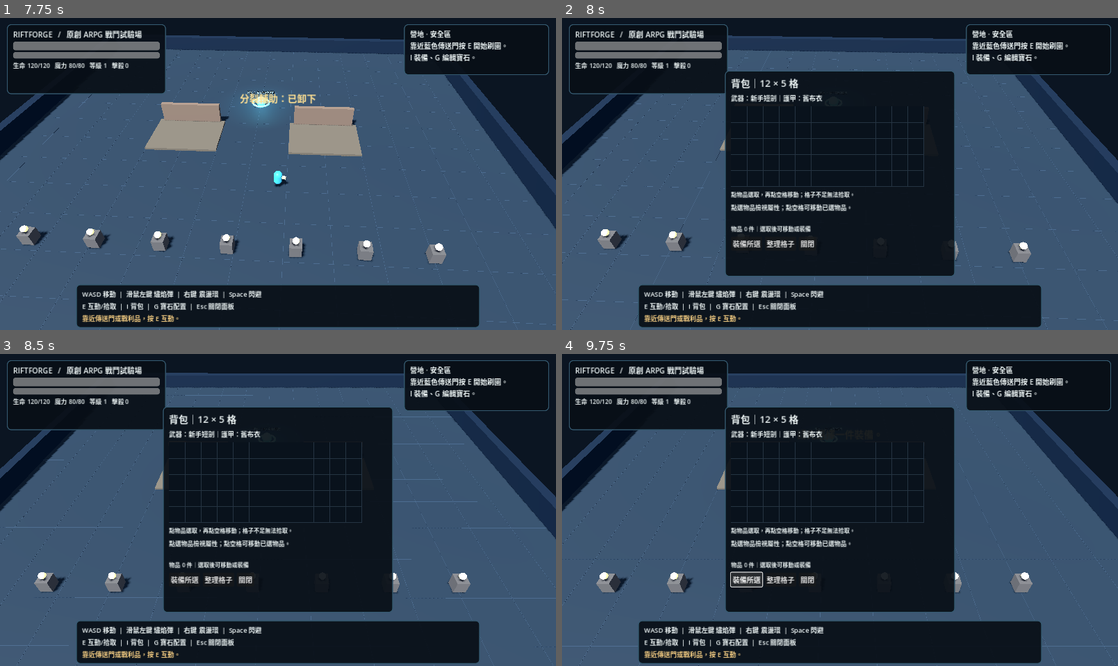
Above: before the commit, frames 1-4 (two rows, left to right).
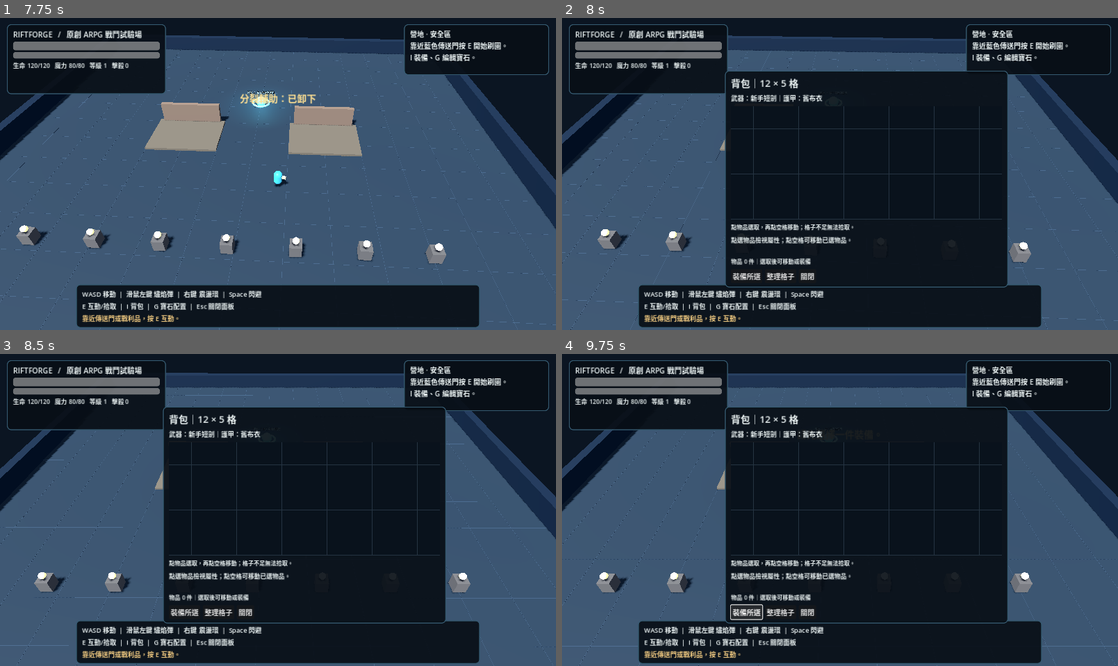
Above: after the commit, the same moments.

Repository: Lucypigr/Riftforge-Godot
Game: Godot game, scene res://scenes/main.tscn
The game is run twice, just before and just after one commit, with the same random seed, the same clock (stepped at 60 frames per second) and the same inputs.
Inputs (mouse positions are in pixels of both pictures, inside the frame that each line leads up to):
- Up to frame 1 (7.75 s): tap Enter at 0.5 s; move the mouse to (400, 158) at 0.52 s; press the mouse at (400, 158) at 0.53 s; hold D (move_right) 0.53-1.25 s; release the mouse at (400, 158) at 1.25 s; drag from (166, 189) to (250, 236) at 1.27 s; move the mouse to (333, 105) at 2.02 s; hold D (move_right) 2.03-2.75 s; tap G (gems) at 2.1 s; click "藍孔：穿透輔助 — 可再命中 1 隻敵人" at 2.75 s; click "藍孔：穿透輔助 — 可再命中 1 隻敵人" at 3.5 s; click "藍孔：穿透輔助 — 可再命中 1 隻敵人" at 4.25 s; click "綠孔：分裂輔助 — 3 顆投射物，每顆傷害 ×0.78" at 5 s; click "完成 [G]" at 5.75 s; tap Space (dash) at 6.5 s; drag from (250, 236) to (111, 127) at 6.52 s; move the mouse to (444, 220) at 7.27 s; hold A (move_left) from 7.28 s (still down); right-click (444, 220) at 7.35 s
- Up to frame 2 (8 s): keep holding A (move_left); tap I (inventory) at 7.9 s
- Up to frame 3 (8.5 s): release A (move_left) at 8 s; drag from (278, 481) to (194, 432) at 8.02 s
- Up to frame 4 (9.75 s): move the mouse to (867, 510) at 8.77 s; hold S (move_backward) 8.78-9.5 s; tap Space (dash) at 8.85 s; click (867, 510) at 8.92 s; click "裝備所選" at 9.5 s

Frame 1 is identical in both runs. In frame 2, 11% of the frame differs, in the area x 29-81%, y 16-87%; in frame 3, 11%; in frame 4, 11%.

Commit message:
Enlarge item grid cells for readable, touch-friendly inventory

Diff:
--- a/scripts/inventory_grid_view.gd
+++ b/scripts/inventory_grid_view.gd
@@ -1,8 +1,8 @@
 extends Control
-## Lightweight, touch-friendly original item grid: selection is based on occupied cells.
+## Touch-friendly original item grid. Visual cell and touch hit box share the same size.
 signal cell_pressed(x: int, y: int)
 const Grid = preload("res://scripts/grid_inventory.gd")
-const CELL := 37.0
+const CELL := 52.0
 const FONT_PATH := "res://fonts/NotoSansTC.ttf"
 var items: Array = []
 var selected_index := -1
@@ -55,4 +55,4 @@
 			if name.length() > 6:
 				name = name.substr(0, 6) + "…"
 			var text_at := rect.position + Vector2(2, minf(rect.size.y - 4.0, rect.size.y * 0.50))
-			draw_string(_font, text_at, name, HORIZONTAL_ALIGNMENT_CENTER, rect.size.x - 4.0, 12, Color("#f8f2e6"))
+			draw_string(_font, text_at, name, HORIZONTAL_ALIGNMENT_CENTER, rect.size.x - 4.0, 14, Color("#f8f2e6"))
